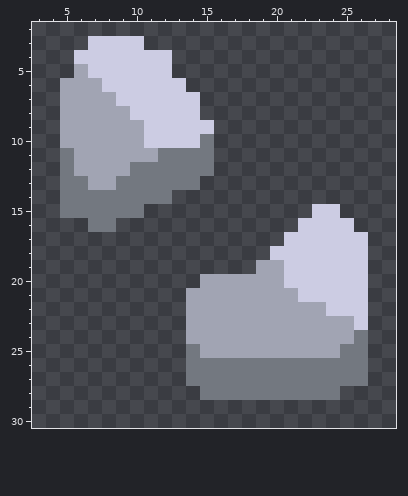
A pixel-art sprite gets an edit: sprites/blocks/environment/ores/biotic-zlo-ore-aluminum3.png. Above, as it was before the edit.
The file is 32x32 pixels. Shown: x 3..28, y 2..30.
Once edited:
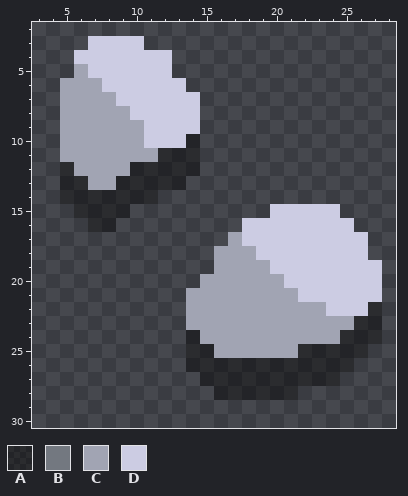
Palette (. is transparent): A #00000064  B #737880  C #a1a4b3  D #cccce3
Difference:
y 9: x 15 D -> .
y 10: x 14..15 DB -> A.
y 11: x 5 B -> C; x 12..15 BBBB -> AAA.
y 12: x 5 B -> A; x 10..15 BBBBBB -> AAAAA.
y 13: x 5..6 BB -> AA; x 9..14 BBBBBB -> AAAAA.
y 14: x 5..12 BBBBBBBB -> AAAAAAA.
y 15: x 5..10 BBBBBB -> .AAAA.; x 20..22 ... -> DDD
y 16: x 7..8 BB -> AA; x 18..21 .... -> DDDD
y 17: x 17..20 .... -> CDDD
y 18: x 16..19 .... -> CCCD
y 19: x 16..18 ... -> CCC; x 20 C -> D; x 27 . -> D
y 20..21: x 27 . -> D
y 22: x 27 . -> A
y 23: x 26..27 D. -> AA
y 24: x 14 C -> A; x 25..27 CB. -> AAA
y 25: x 14..15 BC -> AA; x 22..26 CCCBB -> AAAAA
y 26: x 14..26 BBBBBBBBBBBBB -> AAAAAAAAAAAA.
y 27: x 14..26 BBBBBBBBBBBBB -> .AAAAAAAAAA..
y 28: x 15..24 BBBBBBBBBB -> .AAAAAA...
Boxes around the changes in both pictures, in picture pixels (x1, y1, x2, y2):
changed: (60, 120, 382, 400)
